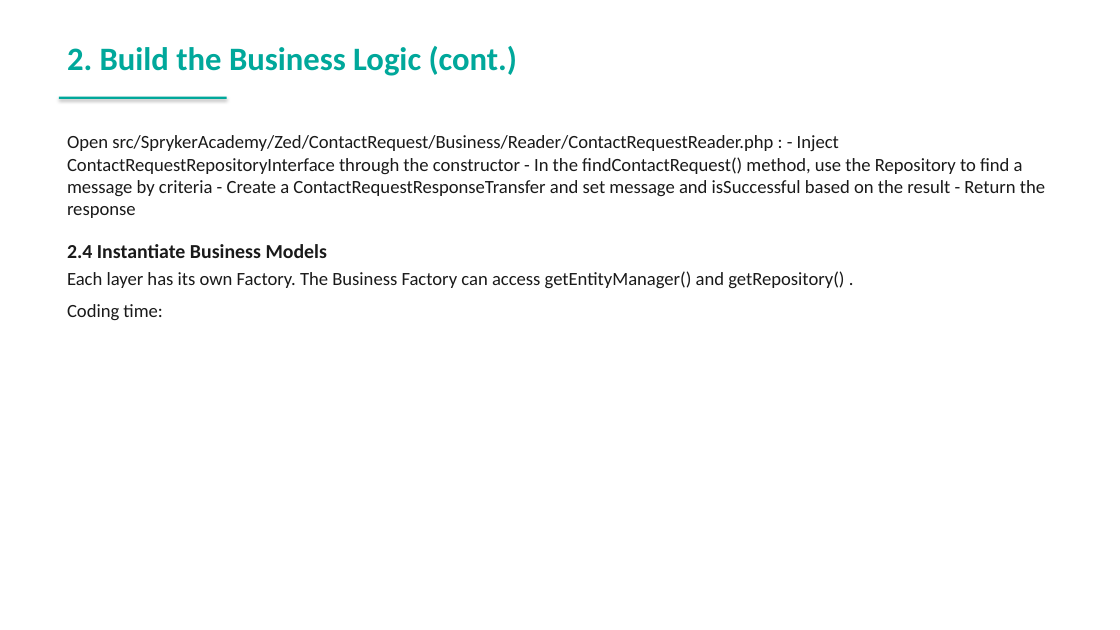
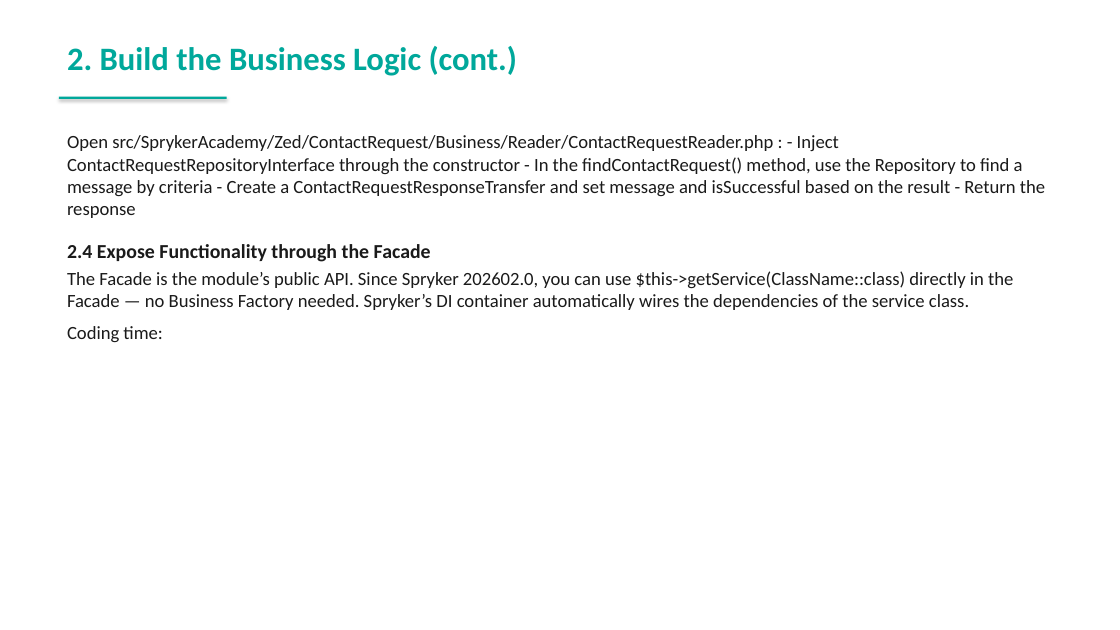
Before and after one commit to spryker-academy/instructor-exercises, a slide deck: slide 105 of guides-pptx/spryker-academy-fundamental.pptx. Drawn at 1120x630 pixels with LibreOffice and Linux fonts; fonts in the diff are those of the drawing. Boxes give left, top, right and bottom in pixels: in the first picture for what was removed or moved away, otherwise in the second. Text is boxed around its words. In the diff, an @@ line names an element or a change of style, - is before the commit and + after.

Commit message:
fix: regenerate PowerPoint guides from updated HTML
- Synced spryker-academy-fundamental.pptx with HTML guides
- Synced spryker-academy-professional.pptx with HTML guides

```diff
--- a/guides-pptx/spryker-academy-fundamental.pptx
+++ b/guides-pptx/spryker-academy-fundamental.pptx
@@ text at (x1=67, y1=244, x2=1013, y2=310): text changed @@
-2.4 Instantiate Business Models
-Each layer has its own Factory. The Business Factory can access getEntityManager() and getRepository() .
+2.4 Expose Functionality through the Facade
+The Facade is the module’s public API. Since Spryker 202602.0, you can use $this->getService(ClassName::class) directly in the Facade — no Business Factory needed. Spryker’s DI container automatically wires the dependencies of the service class.
```
Also in this commit, not shown: 9 other slides changed, 1 slide added, 1 other file.
